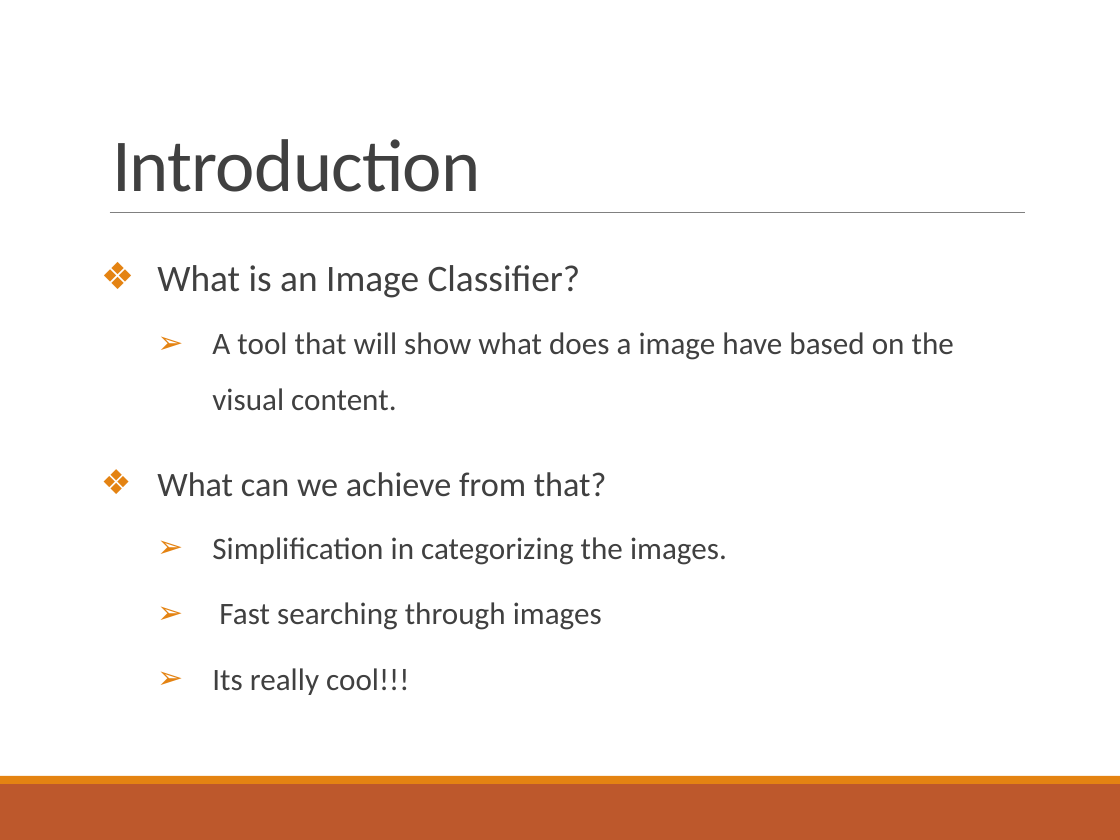
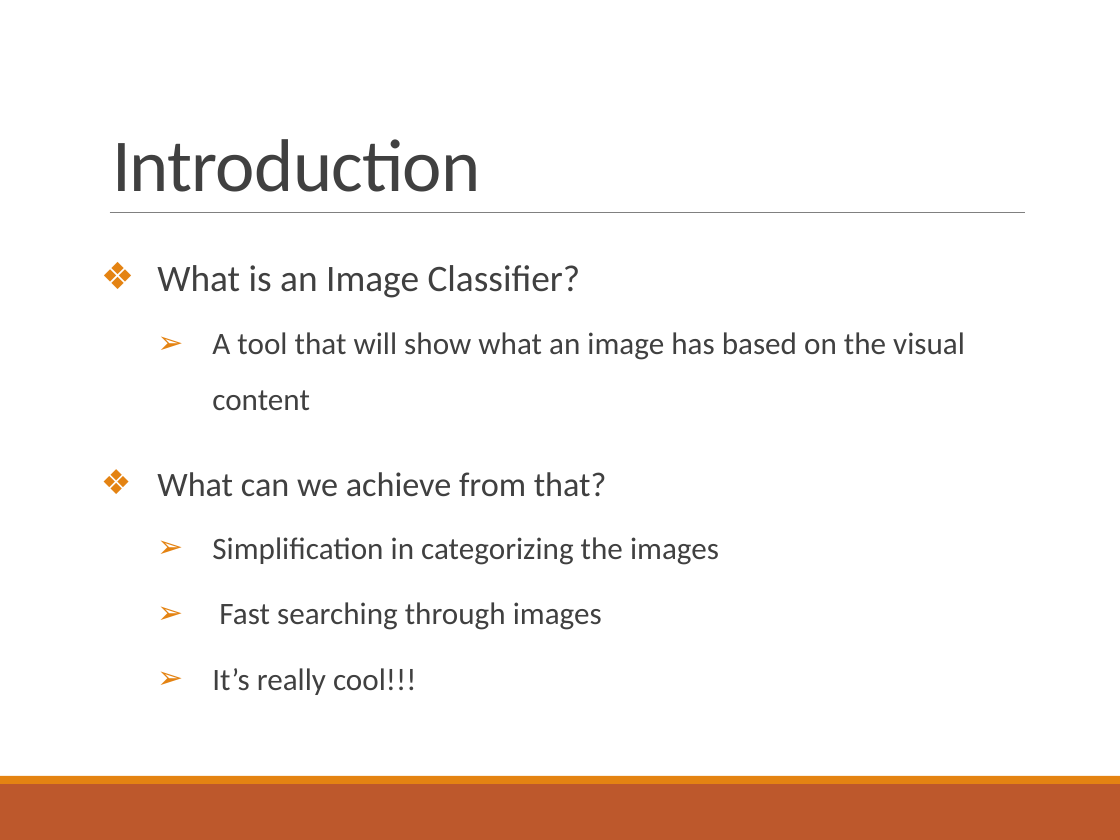
Before and after one commit to somyamohanty/Pixel_Dawgs, a slide deck: slide 3 of Final Presentation.pptx. Drawn at 1120x840 pixels with LibreOffice and Linux fonts; fonts in the diff are those of the drawing. Boxes give left, top, right and bottom in pixels: in the first picture for what was removed or moved away, otherwise in the second. Text is boxed around its words. In the diff, an @@ line names an element or a change of style, - is before the commit and + after.

```diff
--- a/Final Presentation.pptx
+++ b/Final Presentation.pptx
@@ text at (212, 332, 965, 410): text changed @@
-  ➢ A tool that will show what does a image have based on the visual content.
+  ➢ A tool that will show what an image has based on the visual content
@@ text at (212, 537, 719, 565): text changed @@
-  ➢ Simplification in categorizing the images.
+  ➢ Simplification in categorizing the images
@@ text at (212, 668, 416, 695): text changed @@
-  ➢ Its really cool!!!
+  ➢ It’s really cool!!!
```
Also in this commit, not shown: 1 other slide changed, 14 other files.
